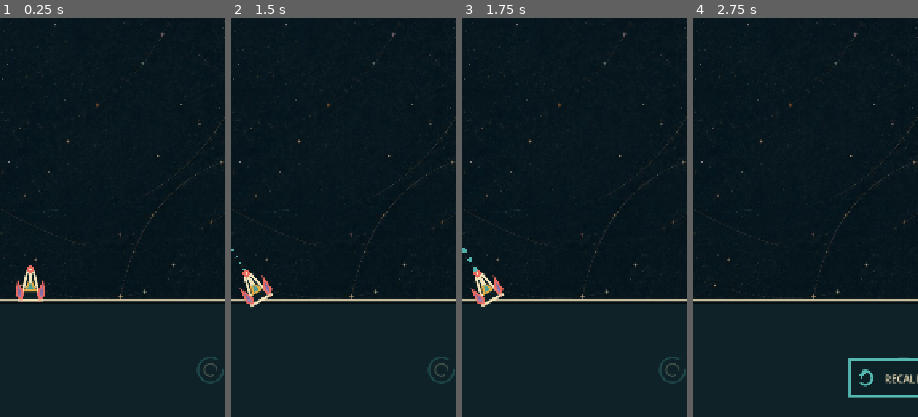
Above: before the commit, frames 1-4 (left to right).
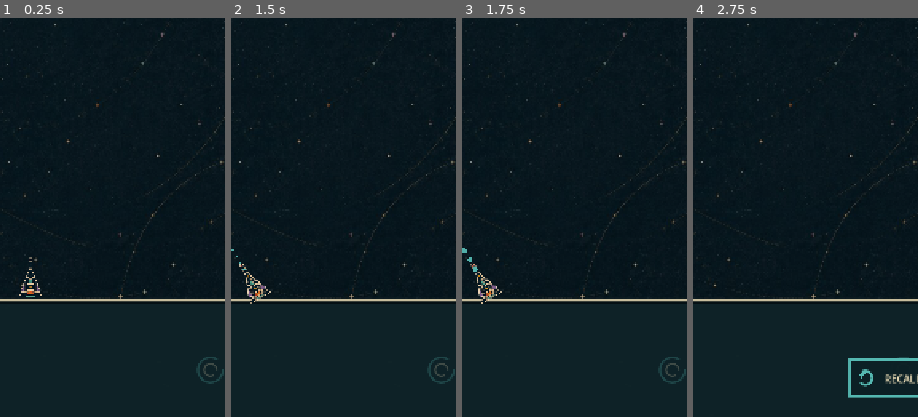
Above: after the commit, the same moments.

Repository: dfagaras/ryko-game
Game: Godot game, scene res://scenes/main.tscn
Same seed, same stepped clock (60 frames per second), same inputs: the game is played once before the commit and once after it.
Inputs (mouse positions are % of the whole screen's width and height, from its top left):
- Up to frame 1 (0.25 s): no input
- Up to frame 2 (1.5 s): tap Enter at 0.5 s; move the mouse to (72, 45) at 0.52 s; click (72, 45) at 0.67 s; tap Space at 1.25 s; drag from (30, 55) to (45, 70) at 1.27 s
- Up to frame 3 (1.75 s): no input
- Up to frame 4 (2.75 s): move the mouse to (60, 28) at 2.02 s; click (60, 28) at 2.17 s
The pictures show only the part of the screen within x 43-93%, y 50-100%; the shares and areas given below are measured in that part.

The runs differ from the first frame. In frame 1, 0.7% of the frame differs, in the area x 7-20%, y 59-72%; in frame 2, 0.8%, in the area x 3-19%, y 61-73%; in frame 3, 0.8%; in frame 4, nothing differs.

Commit message:
fix: refine menu launcher and ball return

Diff:
--- a/scripts/main.gd
+++ b/scripts/main.gd
@@ -71,8 +71,10 @@
 	"COSMIC BLUEPRINT",
 	"ALIEN DOODLES",
 	"PAPER NEBULA",
-	"SIGNAL NAVIGATION"
+	"SIGNAL NAVIGATION",
+	"NEUTRAL PAPER"
 ]
+const BACKGROUND_DISPLAY_ORDER := [6, 0, 1, 2, 3, 4, 5]
 
 const BG := Color("#071419")
 const PLAYFIELD_BG := Color("#10262b")
@@ -105,6 +107,7 @@
 const ICON_POWER_ION: Texture2D = preload("res://assets/icons/power_ion.png")
 const ICON_POWER_GHOST: Texture2D = preload("res://assets/icons/power_ghost.png")
 const ICON_POWER_SUPERNOVA: Texture2D = preload("res://assets/icons/power_supernova.png")
+const LAUNCHER_TEXTURE: Texture2D = preload("res://assets/launcher/retro_cannon.png")
 const BACKGROUND_TEXTURES: Array[Texture2D] = [
 	preload("res://assets/backgrounds/star_chart.jpg"),
 	preload("res://assets/backgrounds/mission_log.jpg"),
@@ -564,26 +567,34 @@
 	return Rect2(Vector2(28.0, H - 90.0), Vector2(132.0, 58.0))
 
 
-func _menu_theme_rect(index: int) -> Rect2:
-	var column := index % 2
-	var row := index / 2
-	return Rect2(Vector2(48.0 + column * 330.0, 145.0 + row * 170.0), Vector2(294.0, 150.0))
+func _menu_theme_rect(display_slot: int) -> Rect2:
+	var column := display_slot % 2
+	var row := display_slot / 2
+	return Rect2(Vector2(48.0 + column * 330.0, 140.0 + row * 142.0), Vector2(294.0, 124.0))
+
+
+func _menu_backgrounds_rect() -> Rect2:
+	return Rect2(Vector2(120.0, 230.0), Vector2(480.0, 82.0))
 
 
 func _menu_restart_rect() -> Rect2:
-	return Rect2(Vector2(48.0, 675.0), Vector2(192.0, 64.0))
+	return Rect2(Vector2(120.0, 450.0), Vector2(480.0, 82.0))
 
 
 func _menu_legend_rect() -> Rect2:
-	return Rect2(Vector2(264.0, 675.0), Vector2(192.0, 64.0))
+	return Rect2(Vector2(120.0, 340.0), Vector2(480.0, 82.0))
 
 
 func _menu_resume_rect() -> Rect2:
-	return Rect2(Vector2(480.0, 675.0), Vector2(192.0, 64.0))
+	return Rect2(Vector2(120.0, 560.0), Vector2(480.0, 82.0))
 
 
 func _legend_back_rect() -> Rect2:
 	return Rect2(Vector2(260.0, 1190.0), Vector2(200.0, 58.0))
+
+
+func _backgrounds_back_rect() -> Rect2:
+	return Rect2(Vector2(260.0, 740.0), Vector2(200.0, 58.0))
 
 
 func _open_menu() -> void:
@@ -602,14 +613,23 @@
 			queue_redraw()
 		return
 
-	for index in range(BACKGROUND_NAMES.size()):
-		if _menu_theme_rect(index).has_point(pointer):
-			selected_background = index
-			_save_settings()
+	if menu_page == 2:
+		if _backgrounds_back_rect().has_point(pointer):
+			menu_page = 0
 			queue_redraw()
 			return
-
-	if _menu_restart_rect().has_point(pointer):
+		for display_slot in range(BACKGROUND_DISPLAY_ORDER.size()):
+			if _menu_theme_rect(display_slot).has_point(pointer):
+				selected_background = BACKGROUND_DISPLAY_ORDER[display_slot]
+				_save_settings()
+				queue_redraw()
+				return
+		return
+
+	if _menu_backgrounds_rect().has_point(pointer):
+		menu_page = 2
+		queue_redraw()
+	elif _menu_restart_rect().has_point(pointer):
 		menu_open = false
 		_start_new_run()
 	elif _menu_legend_rect().has_point(pointer):
@@ -828,7 +848,12 @@
 		_activate_supernova_cores_at(entry)
 		_activate_ghost_cores_at(entry)
 		_damage_blocks_crossed_by_ghost(entry, previous_position)
-		if body.position.y > RETURN_Y + 32.0:
+		if body.position.y >= RETURN_Y:
+			var travel_y := body.position.y - previous_position.y
+			if absf(travel_y) > 0.0001:
+				var return_fraction := clampf((RETURN_Y - previous_position.y) / travel_y, 0.0, 1.0)
+				body.position.x = lerpf(previous_position.x, body.position.x, return_fraction)
+			body.position.y = RETURN_Y
 			_return_ball(entry)
 
 	if launched_ball_count == ball_count and active_ball_count == 0:
@@ -1807,31 +1832,45 @@
 	if menu_page == 1:
 		_draw_legend_page()
 		return
+	if menu_page == 2:
+		_draw_backgrounds_page()
+		return
 
 	_draw_centered_label("RYKO MENU", Vector2(W * 0.5, 68.0), 28, CREAM)
-	_draw_centered_label("SELECT NIGHT SKY PAPER", Vector2(W * 0.5, 111.0), 14, Color(AQUA, 0.90))
-	for index in range(BACKGROUND_NAMES.size()):
-		_draw_theme_card(index)
-
+	_draw_centered_label("MISSION CONTROL", Vector2(W * 0.5, 111.0), 14, Color(AQUA, 0.90))
+	_draw_menu_action_button(_menu_backgrounds_rect(), "BACKGROUNDS", PHASE_BLUE)
+	_draw_centered_label(BACKGROUND_NAMES[selected_background], Vector2(W * 0.5, 324.0), 11, Color(CREAM, 0.52))
 	_draw_menu_action_button(_menu_restart_rect(), "RESTART", CORAL)
 	_draw_menu_action_button(_menu_legend_rect(), "LEGEND", AMBER)
 	_draw_menu_action_button(_menu_resume_rect(), "RESUME", AQUA)
-	_draw_centered_label("TAP A PREVIEW TO SELECT • SAVED ON THIS DEVICE", Vector2(W * 0.5, 775.0), 11, Color(CREAM, 0.54))
+	_draw_centered_label("SETTINGS ARE SAVED ON THIS DEVICE", Vector2(W * 0.5, 690.0), 11, Color(CREAM, 0.54))
 	_draw_menu_mission_notes()
 
 
-func _draw_theme_card(index: int) -> void:
-	var rect := _menu_theme_rect(index)
+func _draw_backgrounds_page() -> void:
+	_draw_centered_label("BACKGROUNDS", Vector2(W * 0.5, 67.0), 28, CREAM)
+	_draw_centered_label("SELECT NIGHT SKY PAPER", Vector2(W * 0.5, 108.0), 14, Color(AQUA, 0.90))
+	for display_slot in range(BACKGROUND_DISPLAY_ORDER.size()):
+		_draw_theme_card(display_slot, BACKGROUND_DISPLAY_ORDER[display_slot])
+	_draw_menu_action_button(_backgrounds_back_rect(), "BACK", AQUA)
+	_draw_centered_label("SELECTION IS SAVED ON THIS DEVICE", Vector2(W * 0.5, 825.0), 11, Color(CREAM, 0.54))
+
+
+func _draw_theme_card(display_slot: int, index: int) -> void:
+	var rect := _menu_theme_rect(display_slot)
 	var selected := index == selected_background
 	draw_rect(rect, Color(PLAYFIELD_BG, 0.96), true)
 	draw_rect(rect, AQUA if selected else Color(CREAM, 0.48), false, 4.0 if selected else 2.0, true)
-	var preview_rect := Rect2(rect.position + Vector2(12.0, 10.0), Vector2(86.0, 130.0))
-	draw_texture_rect(BACKGROUND_TEXTURES[index], preview_rect, false, Color(1.0, 1.0, 1.0, 0.96))
+	var preview_rect := Rect2(rect.position + Vector2(10.0, 9.0), Vector2(76.0, 106.0))
+	if index < BACKGROUND_TEXTURES.size():
+		draw_texture_rect(BACKGROUND_TEXTURES[index], preview_rect, false, Color(1.0, 1.0, 1.0, 0.96))
+	else:
+		draw_rect(preview_rect, PLAYFIELD_BG, true)
 	draw_rect(preview_rect, Color(CREAM, 0.36), false, 1.5, true)
-	var label_center_x := rect.position.x + 195.0
-	_draw_centered_label("%02d" % [index + 1], Vector2(label_center_x, rect.position.y + 45.0), 18, AMBER)
-	_draw_centered_label(BACKGROUND_NAMES[index], Vector2(label_center_x, rect.position.y + 78.0), 12, CREAM)
-	_draw_centered_label("SELECTED" if selected else "TAP TO SELECT", Vector2(label_center_x, rect.position.y + 112.0), 10, AQUA if selected else Color(CREAM, 0.48))
+	var label_center_x := rect.position.x + 190.0
+	_draw_centered_label("%02d" % [display_slot + 1], Vector2(label_center_x, rect.position.y + 32.0), 16, AMBER)
+	_draw_centered_label(BACKGROUND_NAMES[index], Vector2(label_center_x, rect.position.y + 62.0), 11, CREAM)
+	_draw_centered_label("SELECTED" if selected else "TAP TO SELECT", Vector2(label_center_x, rect.position.y + 94.0), 9, AQUA if selected else Color(CREAM, 0.48))
 
 
 func _draw_menu_action_button(rect: Rect2, label: String, accent: Color) -> void:
@@ -2138,54 +2177,10 @@
 
 
 func _draw_launcher() -> void:
-	# Launcher 03: a narrow symmetrical shuttle cannon. It is intentionally
-	# drawn from geometry so it rotates perfectly with the aim direction.
-	var forward := aim_direction.normalized()
-	var side := forward.orthogonal()
-	var base := launcher
-	var body_points := PackedVector2Array([
-		base - side * 17.0,
-		base + forward * 11.0 - side * 13.0,
-		base + forward * 44.0 - side * 5.5,
-		base + forward * 53.0,
-		base + forward * 44.0 + side * 5.5,
-		base + forward * 11.0 + side * 13.0,
-		base + side * 17.0
-	])
-	draw_colored_polygon(body_points, Color(PANEL, 0.98))
-	var body_outline := body_points.duplicate()
-	body_outline.append(body_points[0])
-	draw_polyline(body_outline, CREAM, 3.0, true)
-
-	var left_fin := PackedVector2Array([
-		base - side * 15.0,
-		base + forward * 10.0 - side * 12.0,
-		base + forward * 29.0 - side * 20.0,
-		base + forward * 8.0 - side * 22.0
-	])
-	var right_fin := PackedVector2Array()
-	for point in left_fin:
-		var relative := point - base
-		right_fin.append(base + forward * relative.dot(forward) - side * relative.dot(side))
-	draw_colored_polygon(left_fin, Color(PHASE_BLUE, 0.88))
-	draw_colored_polygon(right_fin, Color(PHASE_BLUE, 0.88))
-	draw_polyline(PackedVector2Array([left_fin[0], left_fin[1], left_fin[2], left_fin[3], left_fin[0]]), CORAL, 2.2, true)
-	draw_polyline(PackedVector2Array([right_fin[0], right_fin[1], right_fin[2], right_fin[3], right_fin[0]]), CORAL, 2.2, true)
-
-	var core_center := base + forward * 23.0
-	var core_points := PackedVector2Array([
-		core_center + forward * 10.0,
-		core_center - forward * 8.0 - side * 8.0,
-		core_center - forward * 8.0 + side * 8.0
-	])
-	draw_colored_polygon(core_points, Color(AQUA, 0.82))
-	draw_polyline(PackedVector2Array([core_points[0], core_points[1], core_points[2], core_points[0]]), AMBER, 2.0, true)
-
-	var muzzle := base + forward * 49.0
-	draw_line(base + forward * 28.0, muzzle, CREAM, 5.0, true)
-	draw_circle(muzzle, 6.0, CORAL)
-	draw_circle(muzzle, 2.6, CREAM)
-	draw_line(base - side * 20.0, base + side * 20.0, Color(CREAM, 0.66), 3.0, true)
+	var rotation := Vector2.UP.angle_to(aim_direction.normalized())
+	draw_set_transform(launcher, rotation, Vector2.ONE)
+	draw_texture_rect(LAUNCHER_TEXTURE, Rect2(-30.0, -70.0, 60.0, 70.0), false)
+	draw_set_transform(Vector2.ZERO, 0.0, Vector2.ONE)
 
 
 func _draw_game_over() -> void:
Binary file added: assets/launcher/retro_cannon.png
Not shown, added: assets/launcher/retro_cannon.png.import
